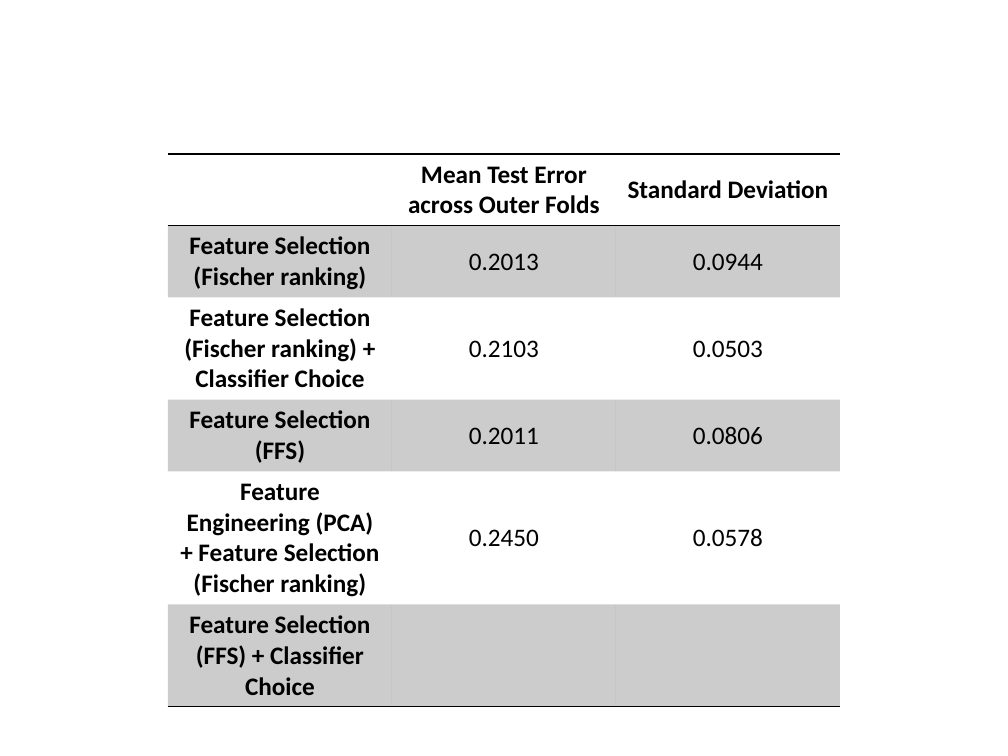
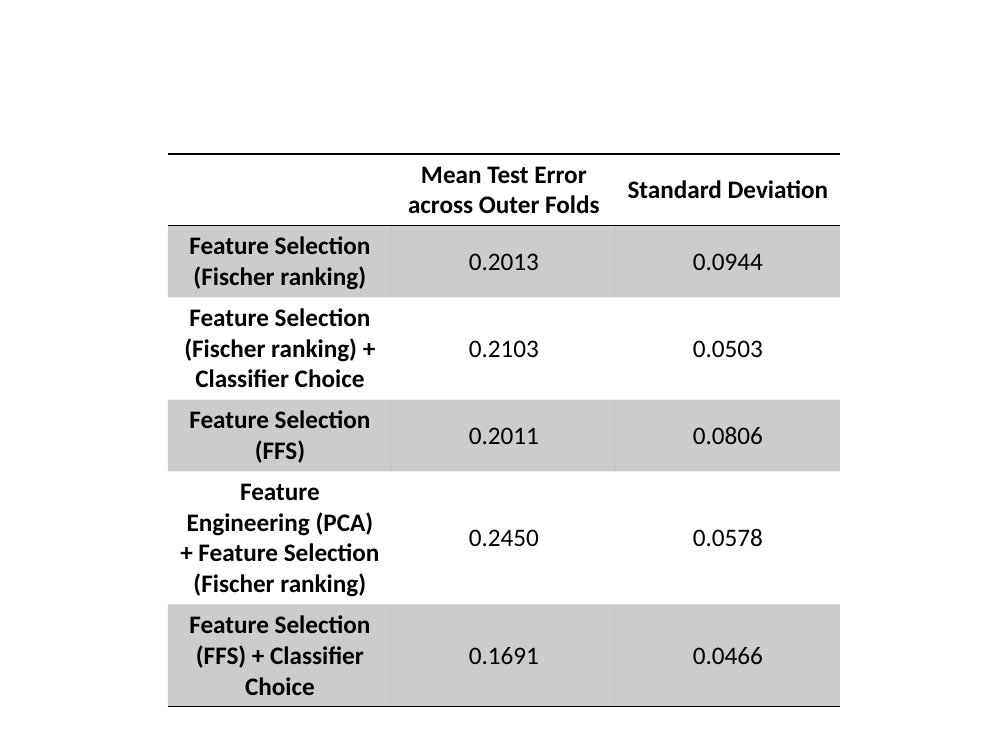
Before and after one commit to julielaurent/Project2Data, a slide deck: slide 1 of Part5/TableMeanErrosSTD.pptx. Drawn at 1008x756 pixels with LibreOffice and Linux fonts; fonts in the diff are those of the drawing. Boxes give left, top, right and bottom in pixels: in the first picture for what was removed or moved away, otherwise in the second. Text is boxed around its words. In the diff, an @@ line names an element or a change of style, - is before the commit and + after.

```diff
--- a/Part5/TableMeanErrosSTD.pptx
+++ b/Part5/TableMeanErrosSTD.pptx
@@ table at (168, 154, 840, 699) @@
-row 6, column 2: 
+row 6, column 2: 0.1691
-row 6, column 3: 
+row 6, column 3: 0.0466
```
Also in this commit, not shown: 1 other slide changed, 1 other file.
